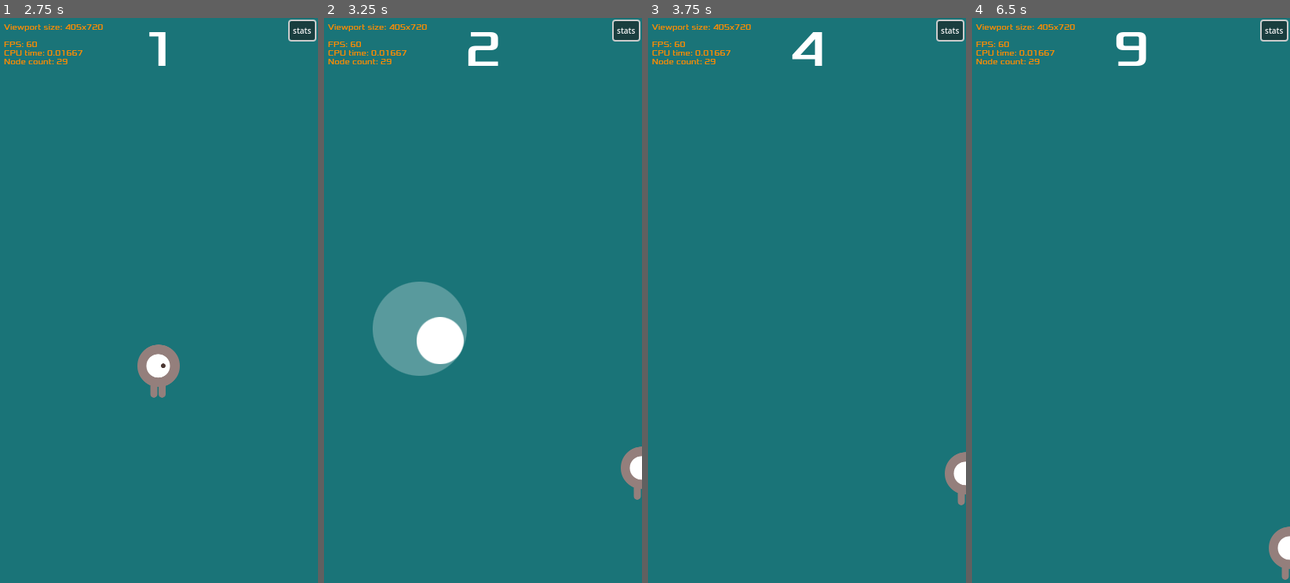
Above: before the commit, frames 1-4 (left to right).
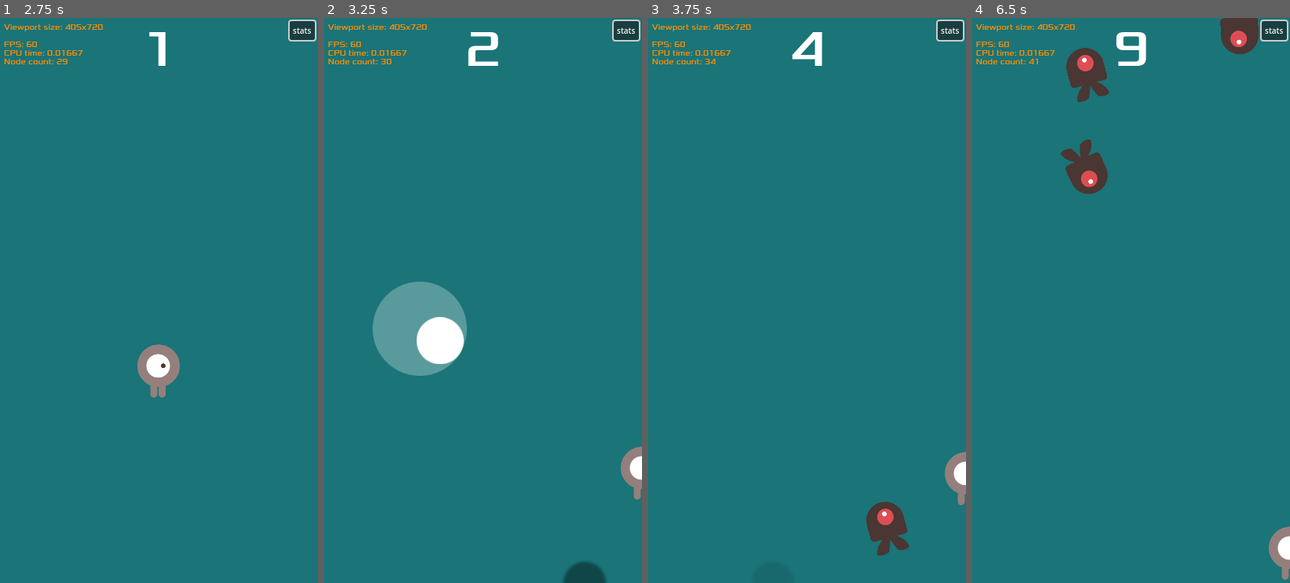
Above: after the commit, the same moments.

Repository: azevedoruan/DodgeTheCreeps
Game: Godot game, scene res://scenes/Main.tscn
Two runs of this game, one before a commit and one after it. Both use one fixed random seed, a clock stepped at 60 frames per second and the inputs below.
Inputs (mouse positions are in pixels of both pictures, inside the frame that each line leads up to):
- Up to frame 1 (2.75 s): click "Start" at 0.5 s; click "stats" at 1.25 s; tap Enter at 2 s; move the mouse to (228, 272) at 2.02 s; hold Right (move_right) from 2.03 s (still down); tap T (time_scale) at 2.1 s; click (228, 272) at 2.17 s
- Up to frame 2 (3.25 s): release Right (move_right) at 2.75 s; drag from (419, 328) to (483, 368) at 2.77 s
- Up to frame 3 (3.75 s): move the mouse to (838, 176) at 3.52 s; hold Right (move_right) from 3.53 s (still down); tap T (time_scale) at 3.6 s
- Up to frame 4 (6.5 s): release Right (move_right) at 4.25 s; drag from (1115, 413) to (1035, 215) at 4.27 s; move the mouse to (1226, 385) at 5.02 s; hold Left (move_left) 5.03-5.75 s; tap T (time_scale) at 5.1 s; drag from (1035, 215) to (1261, 402) at 5.77 s

Frame 1 is identical in both runs. In frame 2, 0.4% of the frame differs, in the area x 17-89%, y 7-100%; in frame 3, 0.9%; in frame 4, 2.4%, in the area x 17-91%, y 0-32%.

Commit message:
fix features 4.0 - ajustar responsabilidades dos mobs: mobCommon, mobFlash e mobFollower

Diff:
--- a/project.godot
+++ b/project.godot
@@ -12,7 +12,7 @@
 
 config/name="dodge_the_creeps"
 run/main_scene="res://scenes/Main.tscn"
-config/features=PackedStringArray("4.1", "Mobile")
+config/features=PackedStringArray("4.2", "Mobile")
 config/icon="res://icon.svg"
 
 [display]
--- a/scenes/Main.tscn
+++ b/scenes/Main.tscn
@@ -6,28 +6,24 @@
 [ext_resource type="PackedScene" uid="uid://b8faj1rq2wdga" path="res://scenes/MobFlash.tscn" id="3_tmxv5"]
 [ext_resource type="PackedScene" uid="uid://dle44wdvem7or" path="res://scenes/HUD.tscn" id="4_44pns"]
 [ext_resource type="AudioStream" uid="uid://dsry722qdrql3" path="res://art/House In a Forest Loop.ogg" id="5_1ima1"]
-[ext_resource type="PackedScene" uid="uid://bqiobo4vyvq43" path="res://scenes/MobExplode.tscn" id="6_h6wtk"]
 [ext_resource type="AudioStream" uid="uid://cy0o26sdwqpdh" path="res://art/gameover.wav" id="6_mgqgs"]
 [ext_resource type="Script" path="res://scenes/MobSpawner.gd" id="7_fg8rl"]
 [ext_resource type="Script" path="res://scripts/JoyStickHandler.gd" id="7_hdq0m"]
 [ext_resource type="PackedScene" uid="uid://dghp2gncrgobu" path="res://scenes/JoyStick.tscn" id="8_5lhya"]
 [ext_resource type="PackedScene" uid="uid://d4ho7cvla4rq8" path="res://scenes/Shadow.tscn" id="8_toup8"]
 [ext_resource type="Script" path="res://scripts/MobSpawnPositionHandler.gd" id="9_3sdn3"]
-[ext_resource type="PackedScene" uid="uid://c65oao5sntvso" path="res://scenes/MobObstacle.tscn" id="11_x82qk"]
 [ext_resource type="PackedScene" uid="uid://cx2ltcncghsm6" path="res://scenes/MobFollower.tscn" id="12_w6318"]
 
 [node name="Main" type="Node"]
 script = ExtResource("1_ejntv")
-mob = ExtResource("2_gb1yj")
-mob_flash = ExtResource("3_tmxv5")
-mob_obstacle = ExtResource("11_x82qk")
-mob_follower = ExtResource("12_w6318")
-mob_explode = ExtResource("6_h6wtk")
 metadata/_edit_vertical_guides_ = [-271.0]
 
 [node name="MobSpawner" type="Node" parent="."]
 script = ExtResource("7_fg8rl")
 shadow = ExtResource("8_toup8")
+mob_common = ExtResource("2_gb1yj")
+mob_flash = ExtResource("3_tmxv5")
+mob_follower = ExtResource("12_w6318")
 
 [node name="MobSpawnPositionHandler" type="Node" parent="."]
 script = ExtResource("9_3sdn3")
--- a/scenes/MobSpawner.gd
+++ b/scenes/MobSpawner.gd
@@ -3,9 +3,42 @@
 
 @export var shadow: PackedScene
 @export var shadow_duration: float = 1.2
+@export var mob_common: PackedScene
+@export var mob_flash: PackedScene
+@export var mob_follower: PackedScene
 
 
-func spawn_mob(instance: Node2D, shadow_position: Vector2) -> void:
+func spawn_random_common_mob(positions: Positions, player: Player) -> void:
+	var mob_instance: MobCommon = mob_common.instantiate() as MobCommon
+	mob_instance.set_default_behaviour(positions.mob_position, player)
+	_spawn_mob(mob_instance, positions.shadow_positon)
+
+
+func spawn_mob_common(positions: Positions, direction: float, velocity: Vector2, animation_name: String) -> void:
+	var mob_instance: MobCommon = mob_common.instantiate() as MobCommon
+	mob_instance.set_position(positions.mob_position)
+	mob_instance.set_rotation(direction)
+	mob_instance.set_animation_name(animation_name)
+	mob_instance.set_velocity(velocity)
+	_spawn_mob(mob_instance, positions.shadow_positon)
+
+
+func spawn_mob_flash(positions: Positions, direction_point: Vector2) -> void:
+	var mob_instance: Node2D = mob_flash.instantiate() as Node2D
+	mob_instance.set_position(positions.mob_position)
+	mob_instance.set_rotation(positions.mob_position.angle_to_point(direction_point))
+	_spawn_mob(mob_instance, positions.shadow_positon)
+
+
+func spawn_mob_follower(positions: Positions, player: Player) -> void:
+	var mob_instance = mob_follower.instantiate()
+	mob_instance.set_position(positions.mob_position)
+	mob_instance.set_current_direction(positions.mob_position.angle_to_point(player.position))
+	mob_instance.set_player(player)
+	_spawn_mob(mob_instance, positions.shadow_positon)
+
+
+func _spawn_mob(instance: Node2D, shadow_position: Vector2) -> void:
 	# instance shadow
 	var shadow_instance = shadow.instantiate()
 	shadow_instance.set_position(shadow_position)
--- a/scripts/Main.gd
+++ b/scripts/Main.gd
@@ -5,20 +5,14 @@
 @onready var mob_spawner: MobSpawner = $MobSpawner
 @onready var mob_spawn_position_handler: MobSpawnPositionHandler = $MobSpawnPositionHandler
 
-@export var mob: PackedScene
-@export var mob_flash: PackedScene
-@export var mob_obstacle: PackedScene
-@export var mob_follower: PackedScene
-@export var mob_explode: PackedScene
 @export var mob_timer_decrescent_time: int = 10
 
 var score: int = 0
 var spawn_count: int = 0
 var event_count: int = 0
-
 var is_time_scaled: bool = false
 
-func _process(delta):
+func _process(_delta):
 	if Input.is_action_just_pressed("time_scale"):
 		if is_time_scaled == false:
 			Engine.set_time_scale(3.0)
@@ -73,32 +67,27 @@
 
 	# mobs comuns abaixo de 10 pontos
 	if score < 10:
-		#$MobSpawnerHandler.spawn_vertical(mob_flash)
+		mob_spawner.spawn_random_common_mob(mob_spawn_position_handler.get_vertical_random_position(), player)
 		return
 
 	# mob flash a partir de 20 pontos e 9 spawns
 	if spawn_count > 8 and (spawn_count % 9) == 0:
-		var mob_instance = mob_flash.instantiate()
-		var positions: Positions = mob_spawn_position_handler.get_vertical_random_position()
-		var mob_direction: float = positions.mob_position.angle_to_point(player.position)
-		mob_instance.set_position(positions.mob_position)
-		mob_instance.set_rotation(mob_direction)
-		mob_spawner.spawn_mob(mob_instance, positions.shadow_positon)
+		mob_spawner.spawn_mob_flash(mob_spawn_position_handler.get_vertical_random_position(), player.position)
 		return
 
 	# mob follower a partir 40 pontos e 28 spawns
 	if spawn_count > 27 and (spawn_count % 7) == 0:
-		$MobSpawnerHandler.spawn_vertical(mob_follower)
+		mob_spawner.spawn_mob_follower(mob_spawn_position_handler.get_vertical_random_position(), player)
 		return
 
 	# mob obstacle a partir de 60 pontos e 40 spawns
 	if spawn_count > 39 and (spawn_count % 5) == 0:
-		$MobSpawnerHandler.spawn_horizontal(mob_obstacle)
+		# TODO $MobSpawnerHandler.spawn_horizontal(mob_obstacle)
 		return
 
 	# mob explode a partir de 70 pontos e 55 spawns
 	if spawn_count > 54 and (spawn_count % 11) == 0:
-		$MobSpawnerHandler.spawn_horizontal(mob_explode)
+		# TODO $MobSpawnerHandler.spawn_horizontal(mob_explode)
 		return
 
 	# eventos a partir de 80 pontos e 77 spawns
@@ -111,11 +100,9 @@
 
 	# mobs comuns acima de 10 pontos
 	if randf() < 0.5:
-		pass
-		#$MobSpawnerHandler.spawn_horizontal(mob)
+		mob_spawner.spawn_random_common_mob(mob_spawn_position_handler.get_horizontal_random_position(), player)
 	else:
-		pass
-		#$MobSpawnerHandler.spawn_vertical(mob)
+		mob_spawner.spawn_random_common_mob(mob_spawn_position_handler.get_vertical_random_position(), player)
 
 
 func start_events() -> void:
@@ -143,15 +130,15 @@
 func first_event() -> void:
 	print("inicia primeiro evento")
 	var tween: Tween = get_tree().create_tween()
-	tween.tween_callback(func():
-		$MobSpawnerHandler.spawn_custom_horizontal(mob, "left", 30, 0)
-		$MobSpawnerHandler.spawn_custom_horizontal(mob, "left", 150, 0)
-		$MobSpawnerHandler.spawn_custom_horizontal(mob, "left", 270, 0)
-		$MobSpawnerHandler.spawn_custom_horizontal(mob, "left", 390, 0)
-		$MobSpawnerHandler.spawn_custom_horizontal(mob, "right", 330, 180)
-		$MobSpawnerHandler.spawn_custom_horizontal(mob, "right", 450, 180)
-		$MobSpawnerHandler.spawn_custom_horizontal(mob, "right", 570, 180)
-		$MobSpawnerHandler.spawn_custom_horizontal(mob, "right", 690, 180))
+	#tween.tween_callback(func():
+		#$MobSpawnerHandler.spawn_custom_horizontal(mob, "left", 30, 0)
+		#$MobSpawnerHandler.spawn_custom_horizontal(mob, "left", 150, 0)
+		#$MobSpawnerHandler.spawn_custom_horizontal(mob, "left", 270, 0)
+		#$MobSpawnerHandler.spawn_custom_horizontal(mob, "left", 390, 0)
+		#$MobSpawnerHandler.spawn_custom_horizontal(mob, "right", 330, 180)
+		#$MobSpawnerHandler.spawn_custom_horizontal(mob, "right", 450, 180)
+		#$MobSpawnerHandler.spawn_custom_horizontal(mob, "right", 570, 180)
+		#$MobSpawnerHandler.spawn_custom_horizontal(mob, "right", 690, 180))
 	tween.tween_interval(5.0)
 	tween.tween_callback(func(): $MobTimer.start())
 
@@ -162,7 +149,7 @@
 
 	# 1º primeira seção (mais fácil)
 	while count > 0:
-		tween.tween_callback(func(): $MobSpawnerHandler.spawn_vertical(mob_flash))
+		#tween.tween_callback(func(): $MobSpawnerHandler.spawn_vertical(mob_flash))
 		tween.tween_interval(1.0)
 		count -= 1
 
@@ -171,9 +158,9 @@
 
 	# 2º seção (mais dificil)
 	while count > 0:
-		tween.tween_callback(func():
-			$MobSpawnerHandler.spawn_vertical(mob_flash)
-			$MobSpawnerHandler.spawn_horizontal(mob_flash))
+		#tween.tween_callback(func():
+		#	$MobSpawnerHandler.spawn_vertical(mob_flash)
+		#	$MobSpawnerHandler.spawn_horizontal(mob_flash))
 		tween.tween_interval(1.0)
 		count -= 1
 
@@ -182,10 +169,10 @@
 
 func third_event() -> void:
 	var tween: Tween = get_tree().create_tween()
-	tween.tween_callback(func():
-		$MobSpawnerHandler.spawn_custom_horizontal(mob_obstacle, "left", 105, 0)
-		$MobSpawnerHandler.spawn_custom_horizontal(mob_obstacle, "left", 355, 0)
-		$MobSpawnerHandler.spawn_custom_horizontal(mob_obstacle, "left", 605, 0))
+	#tween.tween_callback(func():
+	#	$MobSpawnerHandler.spawn_custom_horizontal(mob_obstacle, "left", 105, 0)
+	#	$MobSpawnerHandler.spawn_custom_horizontal(mob_obstacle, "left", 355, 0)
+	#	$MobSpawnerHandler.spawn_custom_horizontal(mob_obstacle, "left", 605, 0))
 	tween.tween_interval(5.0)
 	tween.tween_callback(func(): $MobTimer.start())
 
--- a/scripts/MobCommon.gd
+++ b/scripts/MobCommon.gd
@@ -1,5 +1,7 @@
 extends RigidBody2D
 class_name MobCommon
+
+@onready var animated_sprite: AnimatedSprite2D = $AnimatedSprite2D
 
 @export var swim_min_speed := 100
 @export var walk_min_speed := 130
@@ -7,9 +9,15 @@
 @export var range_to_max_speed := 10
 @export var mob_types: Array
 
-var my_velocity: Vector2
-var my_direction: float = 0
-var custom_behaviour: bool = false
+var _velocity: Vector2
+var _animation_name: String = "walk"
+
+# define a velocidade direcionada de acordo com a rotação atual do mob
+func set_velocity(velocity: Vector2) -> void:
+	_velocity = velocity.rotated(rotation)
+
+func set_animation_name(anim_name: String) -> void:
+	_animation_name = anim_name
 
 
 func _ready():
@@ -18,59 +26,40 @@
 	if process_mode == PROCESS_MODE_DISABLED:
 		set_process_mode(Node.PROCESS_MODE_INHERIT)
 
-	# play animation
-
-
-#func _custom_behaviour(position: Vector2, rotation: float, velocity: float) -> void:
-#var direction_rad = deg_to_rad(rotation)
-#	set_position(p_position)
-#	set_rotation(direction_rad)
-#	$AnimatedSprite2D.autoplay = "walk"
-#	my_velocity = Vector2(walk_min_speed, 0).rotated(direction_rad)
-
-func set_custom_behaviour(p_position: Vector2, direction: float) -> void:
-	var direction_rad = deg_to_rad(direction)
-	set_position(p_position)
-	set_rotation(direction_rad)
-	$AnimatedSprite2D.autoplay = "walk"
-	my_velocity = Vector2(walk_min_speed, 0).rotated(direction_rad)
+	animated_sprite.play(_animation_name)
 
 
 func set_default_behaviour(p_positon: Vector2, player: Node2D) -> void:
 	set_position(p_positon)
 
-	# escolhe o tipo do mob
-	var chosen_mob = null
+	# escolhe a animação do mob
 	if player.get_parent().score < 10:
-		chosen_mob = mob_types[0]
+		set_animation_name(mob_types[0])
 	elif player.get_parent().score >= 10:
-		chosen_mob = mob_types[randi_range(0, 2)]
-
-	$AnimatedSprite2D.autoplay = chosen_mob
+		set_animation_name(mob_types[randi_range(0, 2)])
 
 	# determina a velocidade e direção
-	my_velocity = Vector2.ZERO
-	my_direction = position.angle_to_point(player.position)
-	var current_velocity = Vector2.ZERO
-	match chosen_mob:
+	var direction: float = position.angle_to_point(player.position)
+	match _animation_name:
 		"swim":
-			current_velocity = Vector2(randi_range(swim_min_speed, swim_min_speed + range_to_max_speed), 0)
 			var rad = deg_to_rad(10)
-			my_direction += randf_range(-rad, rad)
+			direction += randf_range(-rad, rad)
+			set_rotation(direction)
+			set_velocity(Vector2(randi_range(swim_min_speed, swim_min_speed + range_to_max_speed), 0))
 		"walk":
-			current_velocity = Vector2(randi_range(walk_min_speed, walk_min_speed + range_to_max_speed), 0)
 			var rad = deg_to_rad(20)
-			my_direction += randf_range(-rad, rad)
+			direction += randf_range(-rad, rad)
+			set_rotation(direction)
+			set_velocity(Vector2(randi_range(walk_min_speed, walk_min_speed + range_to_max_speed), 0))
 		"fly":
-			current_velocity = Vector2(randi_range(fly_min_speed, fly_min_speed + range_to_max_speed), 0)
 			var rad = deg_to_rad(45)
-			my_direction += randf_range(-rad, rad)
-	my_velocity = current_velocity.rotated(my_direction)
-	set_rotation(my_direction)
+			direction += randf_range(-rad, rad)
+			set_rotation(direction)
+			set_velocity(Vector2(randi_range(fly_min_speed, fly_min_speed + range_to_max_speed), 0))
 
 
 func _integrate_forces(state):
-	state.set_linear_velocity(my_velocity)
+	state.set_linear_velocity(_velocity)
 
 
 func _on_visible_on_screen_enabler_2d_screen_exited():
--- a/scripts/MobFollower.gd
+++ b/scripts/MobFollower.gd
@@ -1,35 +1,34 @@
 extends CharacterBody2D
-
 class_name MobFollower
 
+@onready var eye: Sprite2D = $Eye
+@onready var animated_sprite: AnimatedSprite2D = $AnimatedSprite2D
+
 @export var speed: float = 100.0
-@onready var eye: Sprite2D = $Eye
-var my_player: Node2D
-var current_direction: float
+
+var _player: Node2D
+var _current_direction: float
+
+
+func set_player(player: Node2D) -> void:
+	_player = player
+
+func set_current_direction(direction: float) -> void:
+	_current_direction = direction
 
 
 func _ready():
-	set_rotation(current_direction)
+	animated_sprite.play("walk")
+	set_rotation(_current_direction)
 
 
 func _process(delta):
-	eye.look_at(my_player.position)
-	current_direction = get_angle_to(my_player.position)
-	rotation += clampf(current_direction, -0.61, 0.61) * delta
+	eye.look_at(_player.position)
+	_current_direction = get_angle_to(_player.position)
+	rotation += clampf(_current_direction, -0.61, 0.61) * delta
 	velocity = transform.x * speed
 	move_and_slide()
 
 
-func set_default_behaviour(location: Vector2, player: Node2D) -> void:
-	position = location
-	my_player = player
-	$AnimatedSprite2D.play("walk")
-	current_direction = position.angle_to_point(my_player.position)
-
-
-func set_custom_behaviour(location: Vector2, direction: float) -> void:
-	print(name, " definido como 'custom behaviuor'")
-
-
 func _on_visible_on_screen_enabler_2d_screen_exited():
 	queue_free()
Not shown: 1 places in scenes/Main.tscn that only renumber resources
